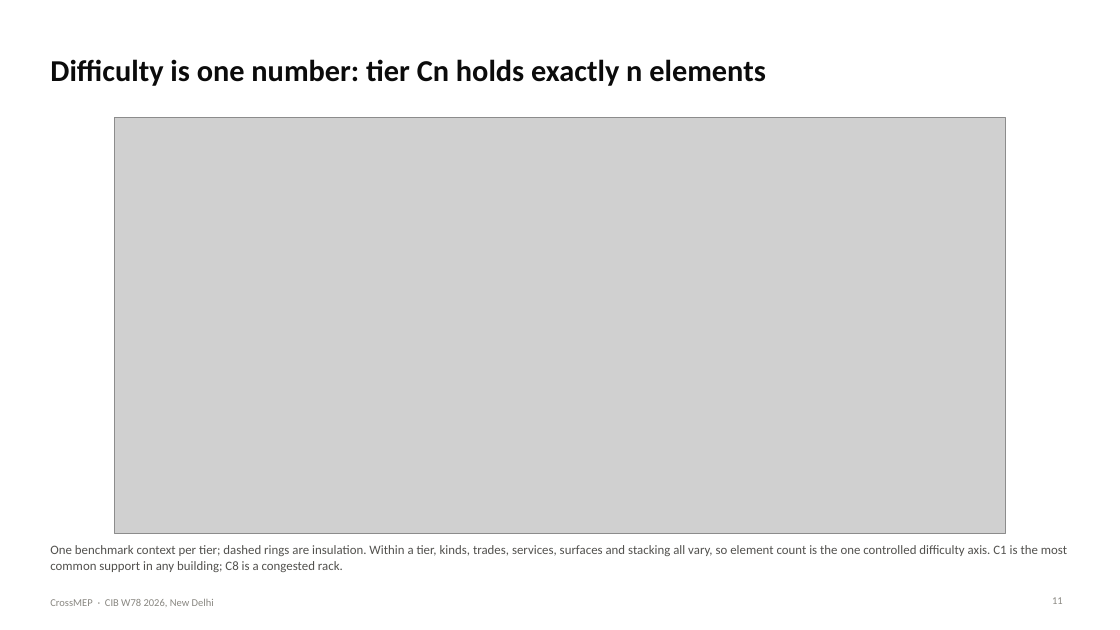
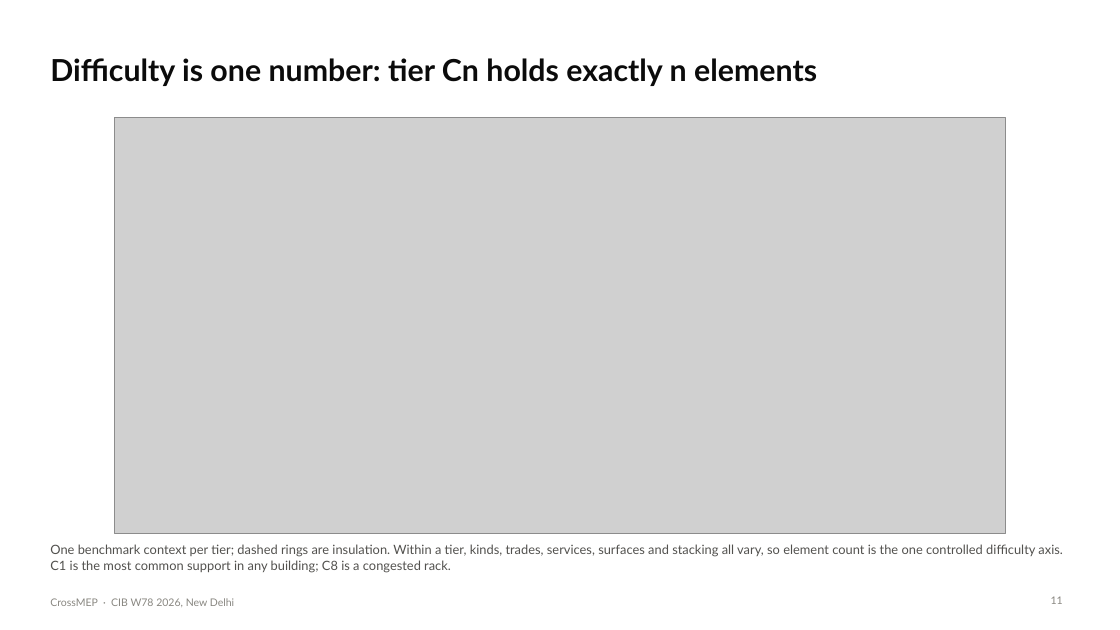
Before and after one commit to lavinia-ped/CrossMEP_Dataset, a slide deck: slide 11 of docs/CrossMEP_CIBW78_talk.pptx. Drawn at 1120x630 pixels with LibreOffice and Linux fonts; fonts in the diff are those of the drawing; grey boxes stand for pictures. Boxes give left, top, right and bottom in pixels: in the first picture for what was removed or moved away, otherwise in the second. Text is boxed around its words. In the diff, an @@ line names an element or a change of style, - is before the commit and + after.

Commit message:
Talk: Aptos throughout; numbered references with [n] markers and a dark-grey reference line on every slide that cites a source

```diff
--- a/docs/CrossMEP_CIBW78_talk.pptx
+++ b/docs/CrossMEP_CIBW78_talk.pptx
@@ font Calibri to Lato in 4 elements at (x1=50, y1=58, x2=817, y2=86), (x1=50, y1=544, x2=1062, y2=572), (x1=1051, y1=596, x2=1063, y2=604), (x1=50, y1=598, x2=234, y2=607) @@
```
Also in this commit, not shown: 17 other slides changed, 3 other files.
